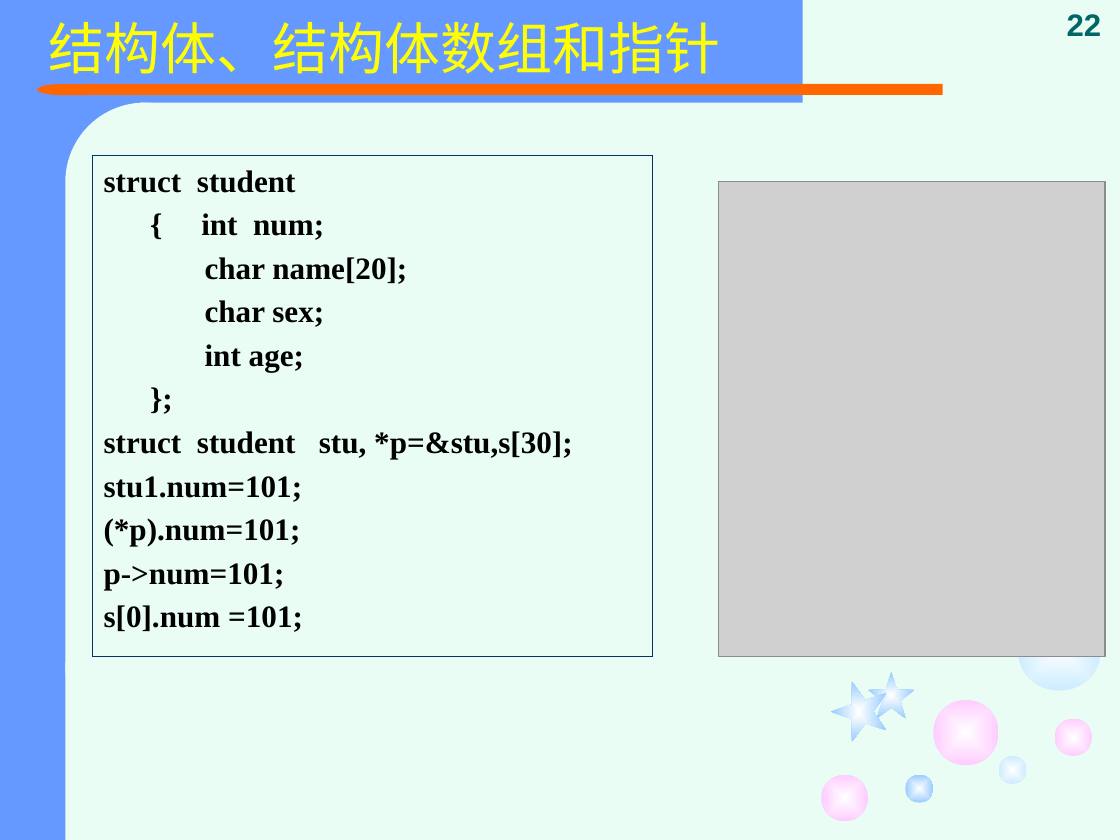
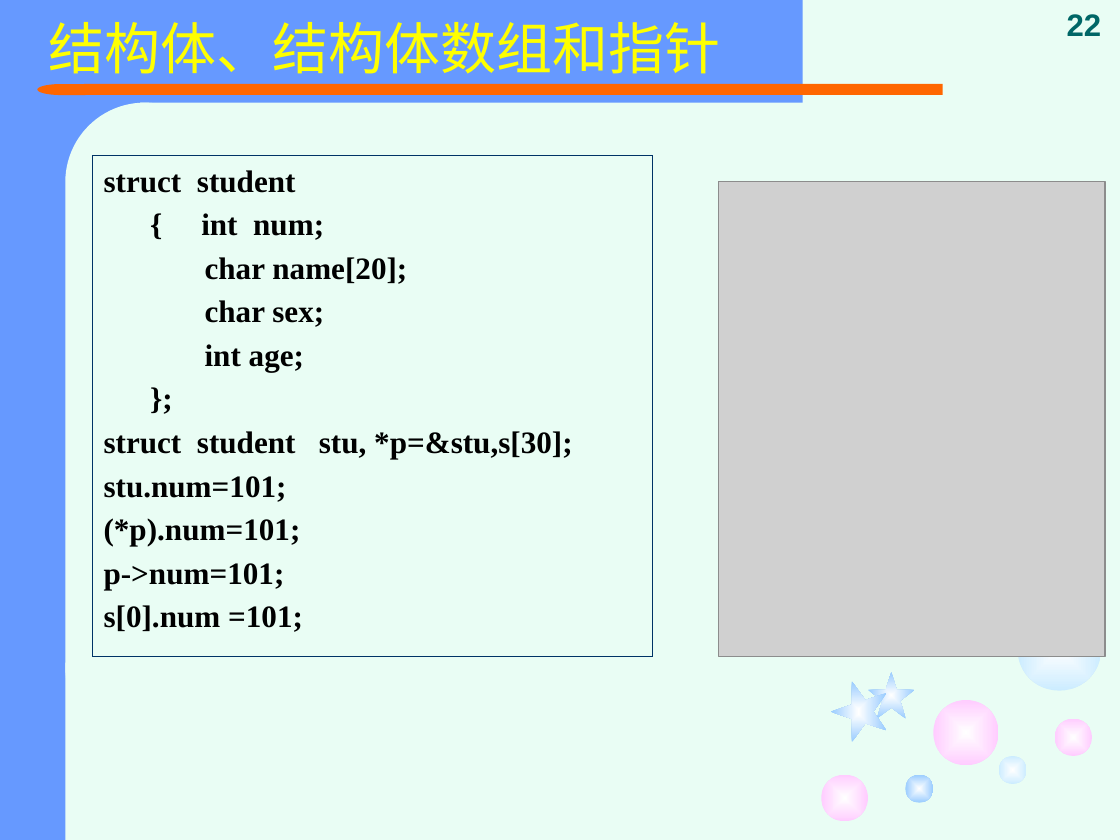
Before and after one commit to jtrfid/C-Repositories, a slide deck: slide 22 of 2015备课/课件/复习.pptx. Drawn at 1120x840 pixels with LibreOffice and Linux fonts; fonts in the diff are those of the drawing; grey boxes stand for pictures. Boxes give left, top, right and bottom in pixels: in the first picture for what was removed or moved away, otherwise in the second. Text is boxed around its words. In the diff, an @@ line names an element or a change of style, - is before the commit and + after.

```diff
--- a/2015备课/课件/复习.pptx
+++ b/2015备课/课件/复习.pptx
@@ text in rectangle at bbox=[104, 476, 287, 502]: text changed @@
-stu1.num=101;
+stu.num=101;
```
Also in this commit, not shown: 2 other slides changed.
